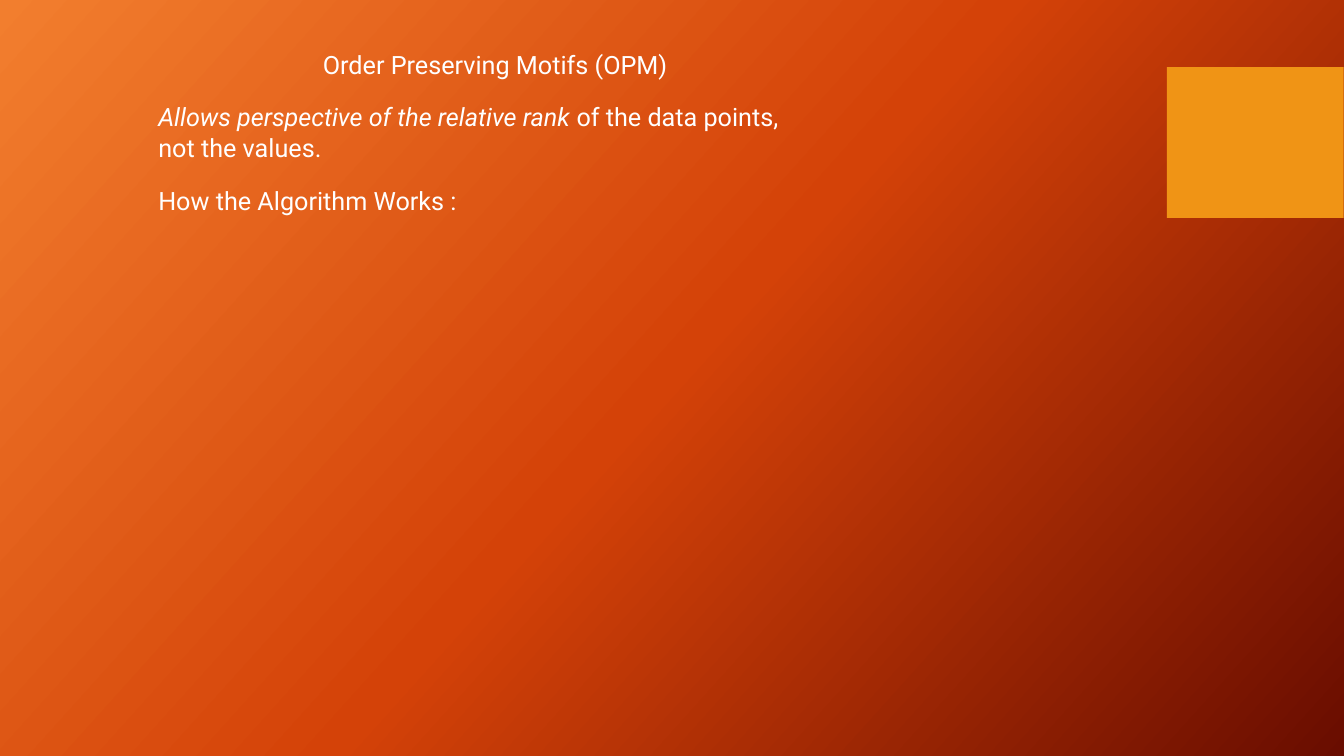
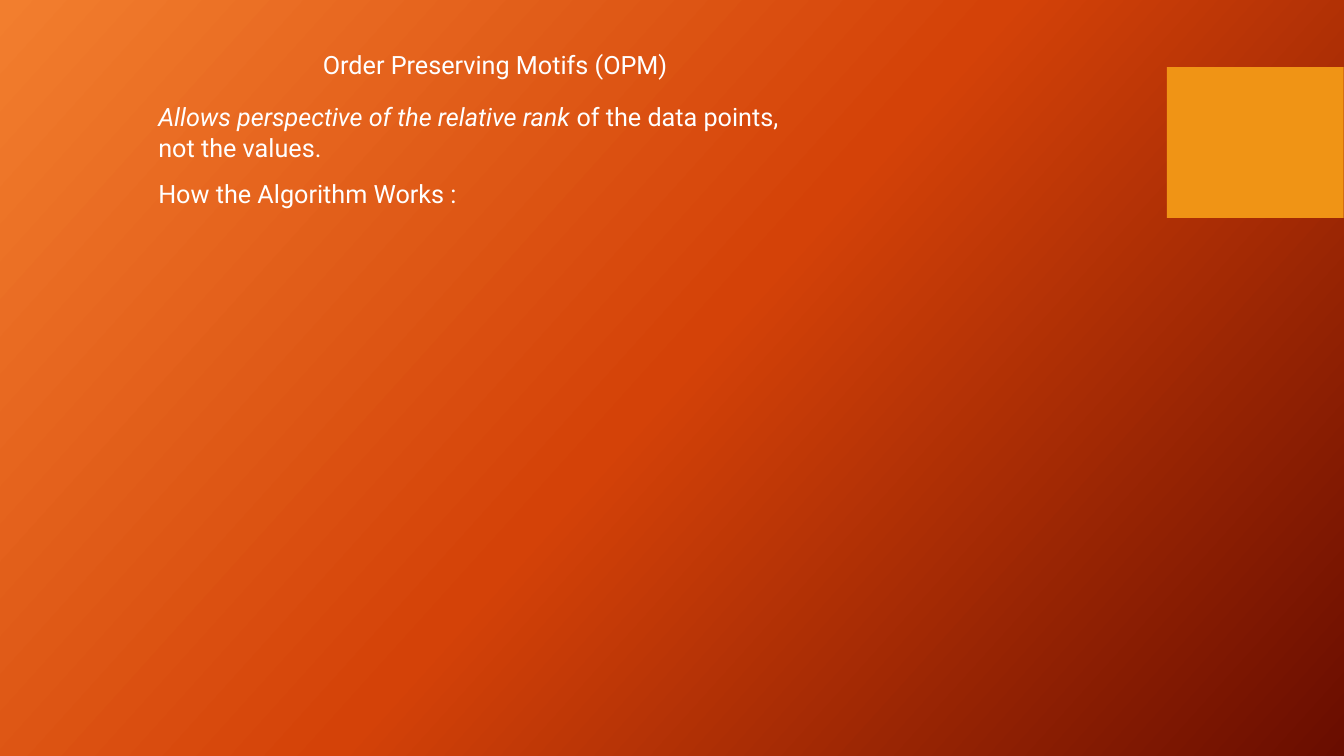
Before and after one commit to yoniyoni920/AdvancedAlgorithmsandDataStructuresonStrings, a slide deck: slide 4 of CourseProject/projectpresentaion.pptx. Drawn at 1344x756 pixels with LibreOffice and Linux fonts; fonts in the diff are those of the drawing; background and template pictures are left out. Boxes give left, top, right and bottom in pixels: in the first picture for what was removed or moved away, otherwise in the second. Text is boxed around its words. In the diff, an @@ line names an element or a change of style, - is before the commit and + after.

```diff
--- a/CourseProject/projectpresentaion.pptx
+++ b/CourseProject/projectpresentaion.pptx
@@ text "How the Algorithm Works :": place and size @@
-text "How the Algorithm Works :" at box(158, 191, 445, 216)
+text "How the Algorithm Works :" at box(158, 184, 445, 209)
```
Also in this commit, not shown: 3 other slides changed, 4 slides added.
